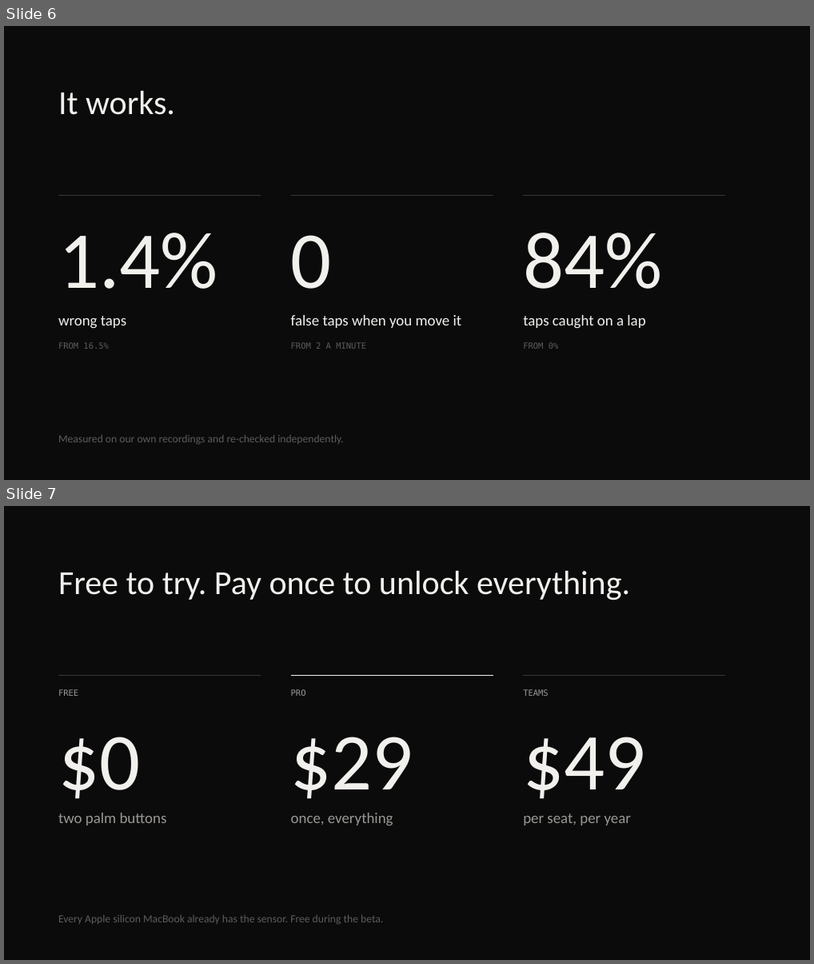
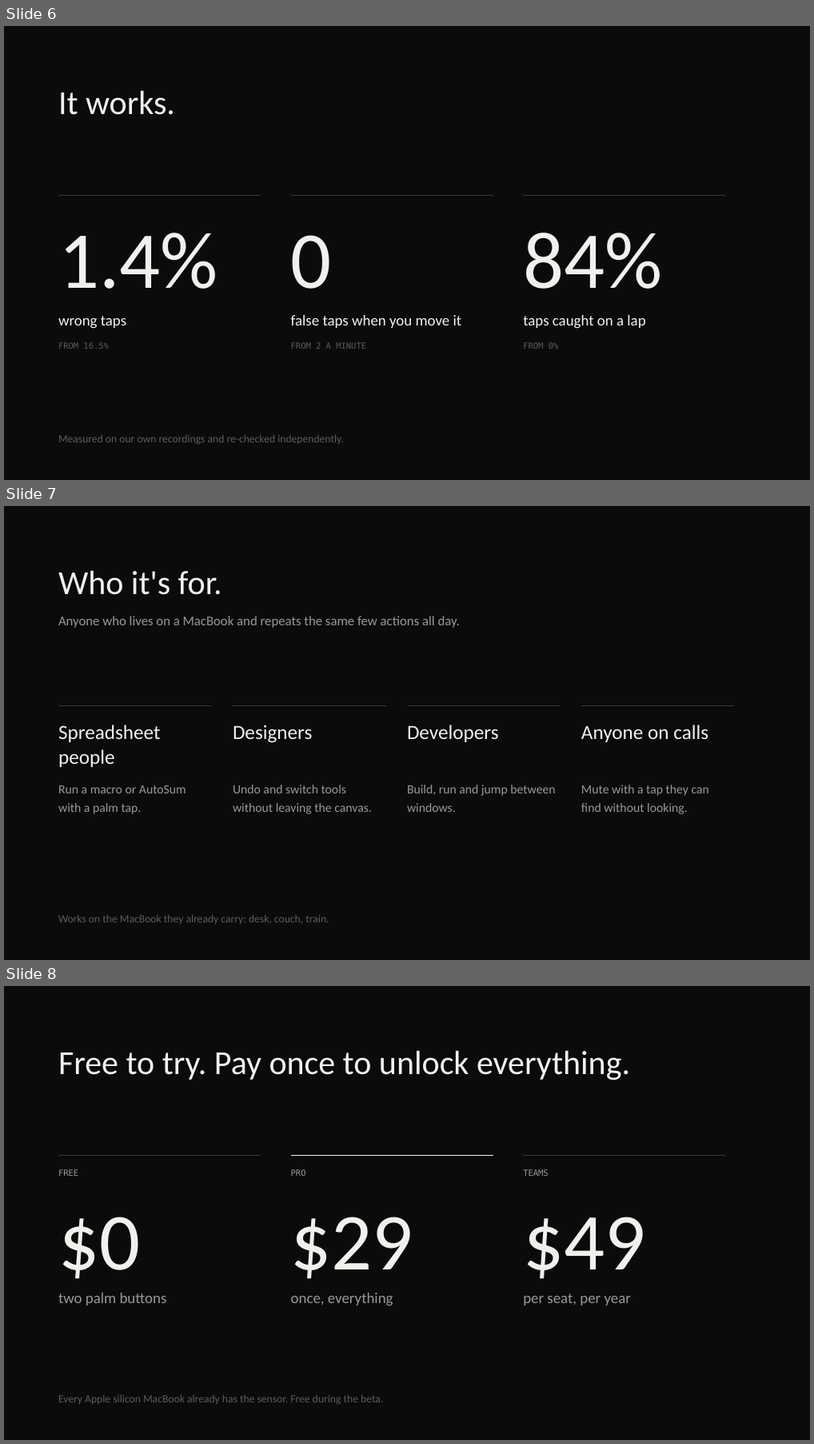
Before and after one commit to Soham109/ghostkeys, a slide deck: docs/pitch/Ghostkeys-pitch.pptx. Shown one above the other, each under a label of ours: slides 6 and 7 before the commit, slides 6, 7 and 8 after it. The pictures are 814x964 and 814x1444 pixels, drawn with LibreOffice and Linux fonts; fonts in the diff are those of the drawing. Boxes give left, top, right and bottom in pixels: in the first picture for what was removed or moved away, otherwise in the second. Text is boxed around its words. In the diff, an @@ line names an element or a change of style, - is before the commit and + after.

```diff
--- a/docs/pitch/Ghostkeys-pitch.pptx
+++ b/docs/pitch/Ghostkeys-pitch.pptx
@@ slide 7 added at (x1=4, y1=506, x2=810, y2=960), background #0B0B0C @@
@@ text added at (x1=58, y1=571, x2=222, y2=595), 40 pt, text #F2F0EC @@
+Who it's for.
@@ text added at (x1=58, y1=616, x2=460, y2=628), 16 pt, text #9A9894 @@
+Anyone who lives on a MacBook and repeats the same few actions all day.
@@ line added from (58, 706) to (211, 706), #3A3937 0.75 pt @@
@@ line added from (233, 706) to (386, 706), #3A3937 0.75 pt @@
@@ line added from (407, 706) to (561, 706), #3A3937 0.75 pt @@
@@ line added from (582, 706) to (734, 706), #3A3937 0.75 pt @@
@@ text added at (x1=58, y1=724, x2=161, y2=767), 24 pt, text #F2F0EC @@
+Spreadsheet people
@@ text added at (x1=233, y1=724, x2=312, y2=743), 24 pt, text #F2F0EC @@
+Designers
@@ text added at (x1=407, y1=724, x2=499, y2=742), 24 pt, text #F2F0EC @@
+Developers
@@ text added at (x1=582, y1=724, x2=709, y2=742), 24 pt, text #F2F0EC @@
+Anyone on calls
@@ text added at (x1=58, y1=785, x2=186, y2=814), 15 pt, text #9A9894 @@
+Run a macro or AutoSum with a palm tap.
@@ text added at (x1=233, y1=784, x2=372, y2=814), 15 pt, text #9A9894 @@
+Undo and switch tools without leaving the canvas.
@@ text added at (x1=407, y1=784, x2=555, y2=812), 15 pt, text #9A9894 @@
+Build, run and jump between windows.
@@ text added at (x1=582, y1=784, x2=710, y2=814), 15 pt, text #9A9894 @@
+Mute with a tap they can find without looking.
@@ text added at (x1=58, y1=915, x2=329, y2=924), 13 pt, text #5E5C59 @@
+Works on the MacBook they already carry: desk, couch, train.
@@ what was slide 7 is now slide 8 @@
```
Also in this commit, not shown: 1 slide changed, 2 other files.
